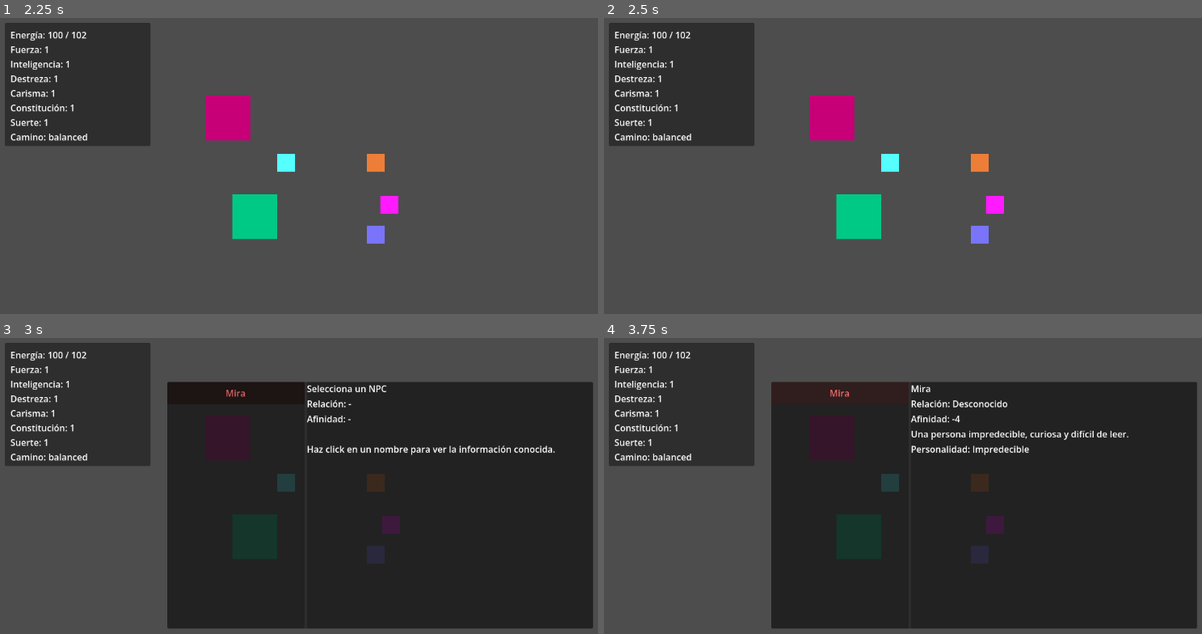
Above: before the commit, frames 1-4 (two rows, left to right).
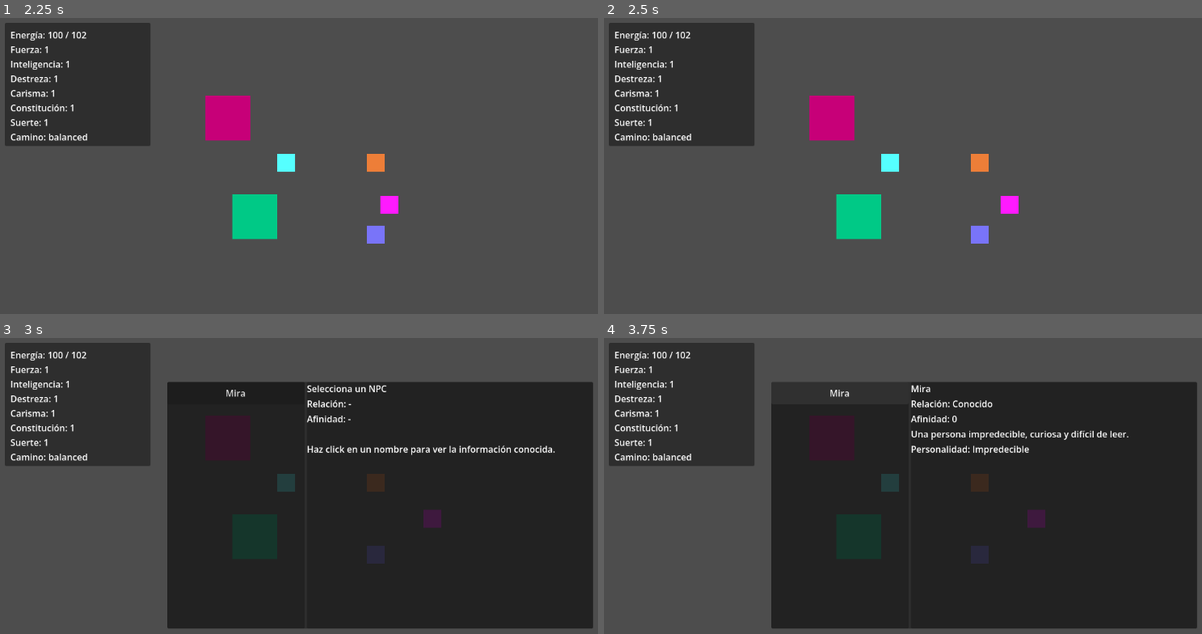
Above: after the commit, the same moments.

Repository: JoshSnowMex/another-life-project
Game: Godot game, scene res://scenes/world/world.tscn
Two runs of this game, one before a commit and one after it. Both use one fixed random seed, a clock stepped at 60 frames per second and the inputs below.
Inputs:
- Up to frame 1 (2.25 s): tap Enter at 0.5 s; hold D (move_right) 0.53-1.28 s; tap F (interact) at 0.6, 1.35 s; hold S (move_down) 1.28-2.03 s; tap Space at 2 s; hold D (move_right) from 2.03 s (still down); tap T (next_day) at 2.1 s
- Up to frame 2 (2.5 s): keep holding D (move_right); tap F (interact) at 2.3 s
- Up to frame 3 (3 s): release D (move_right) at 2.78 s; hold W (move_up) from 2.78 s (still down); tap R (social_notebook) at 2.85 s
- Up to frame 4 (3.75 s): tap F (interact) at 3.05 s; release W (move_up) at 3.5 s; click "Mira" at 3.5 s

Frame 1 is identical in both runs. In frame 2, 0.3% of the frame differs, in the area x 63-70%, y 60-67%; in frame 3, 0.4%; in frame 4, 0.6%, in the area x 37-74%, y 17-67%.

Commit message:
Fix interaction input indentation

Diff:
--- a/scripts/player.gd
+++ b/scripts/player.gd
@@ -13,8 +13,8 @@
 	if Input.is_action_just_pressed("interact"):
 		if dialogue_box.is_open():
 			dialogue_box.advance_dialogue()
-	else:
-		check_interaction()
+		else:
+			check_interaction()
 
 	if Input.is_action_just_pressed("gift_menu"):
 		if not gift_menu.visible:
